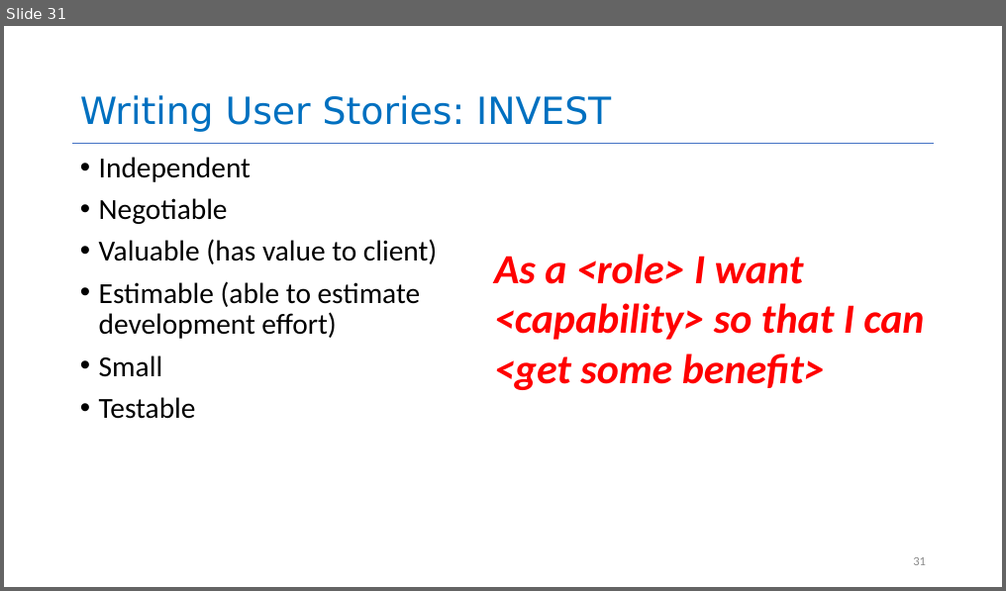
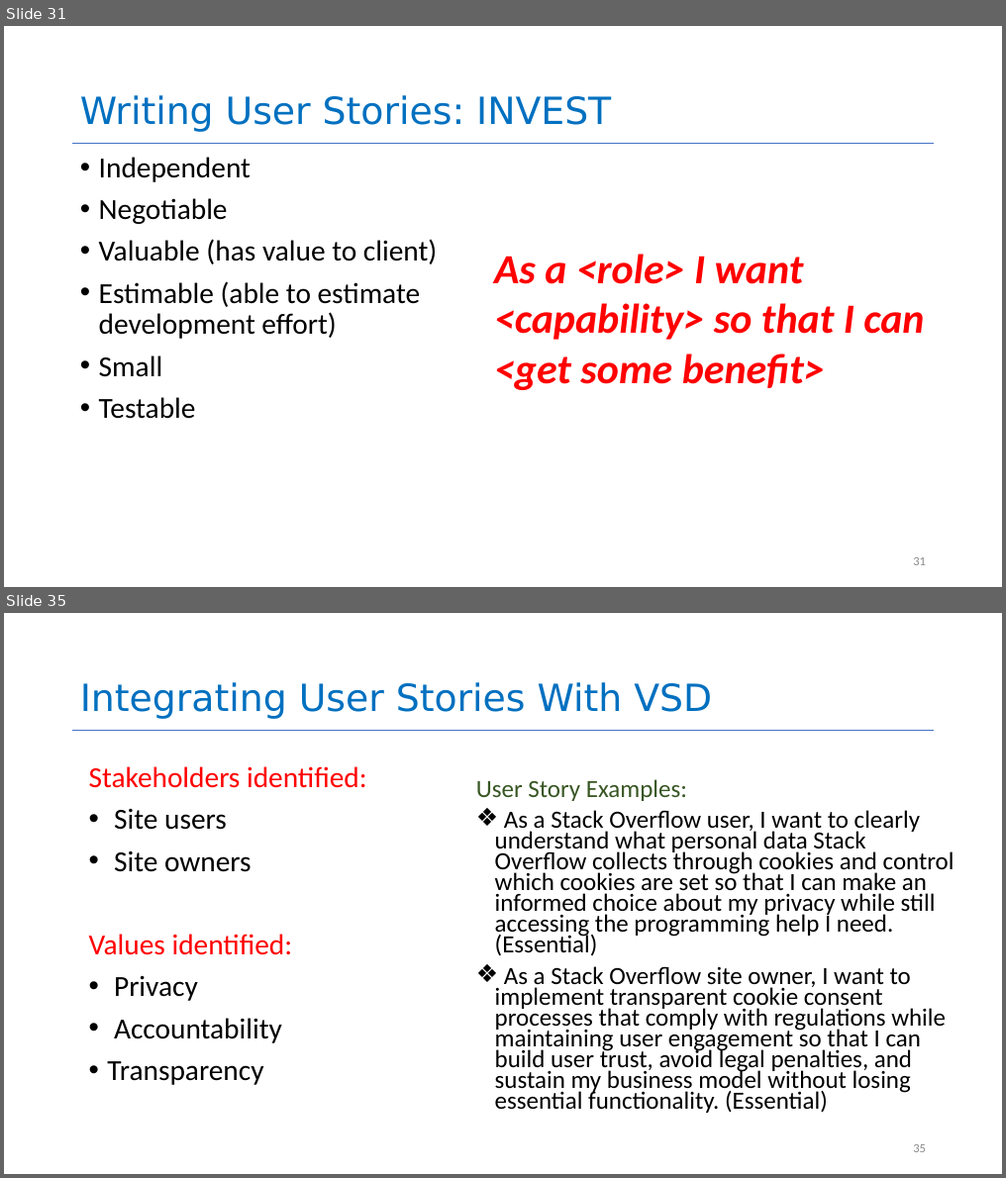
Before and after one commit to yashburshe/CS4530-Fall-2025, a slide deck: Slides/Module 01.2 Requirements Gathering.pptx. Shown one above the other, each under a label of ours: slide 31 before the commit, slides 31 and 35 after it; the slides between them are not shown. The pictures are 1006x591 and 1006x1178 pixels, drawn with LibreOffice and Linux fonts; fonts in the diff are those of the drawing. Boxes give left, top, right and bottom in pixels: in the first picture for what was removed or moved away, otherwise in the second. Text is boxed around its words. In the diff, an @@ line names an element or a change of style, - is before the commit and + after.

```diff
--- a/Slides/Module 01.2 Requirements Gathering.pptx
+++ b/Slides/Module 01.2 Requirements Gathering.pptx
@@ slide 35 added at bbox=[4, 613, 1002, 1174], background #FFFFFF; not listed: 1 template element that a slide beside it also shows @@
@@ title added at bbox=[80, 682, 712, 719], 36 pt, text #0070C0 @@
+Integrating User Stories With VSD
@@ text added at bbox=[89, 766, 367, 1085], 28 pt, text #000000 @@
+Stakeholders identified:
+• Site users
+• Site owners
+Values identified:
+• Privacy
+• Accountability
+• Transparency
@@ text added at bbox=[476, 779, 954, 1113], 23.8 pt, text #000000 @@
+User Story Examples:
+❖ As a Stack Overflow user, I want to clearly understand what personal data Stack Overflow collects through cookies and control which cookies are set so that I can make an informed choice about my privacy while still accessing the programming help I need. (Essential)
+❖ As a Stack Overflow site owner, I want to implement transparent cookie consent processes that comply with regulations while maintaining user engagement so that I can build user trust, avoid legal penalties, and sustain my business model without losing essential functionality. (Essential)
@@ page number added at bbox=[913, 1145, 926, 1153], 12 pt, text #8C8C8C @@
+35
```
Also in this commit, not shown: 10 slides changed, 2 other slides added, 1 slide removed, 2 other files.
